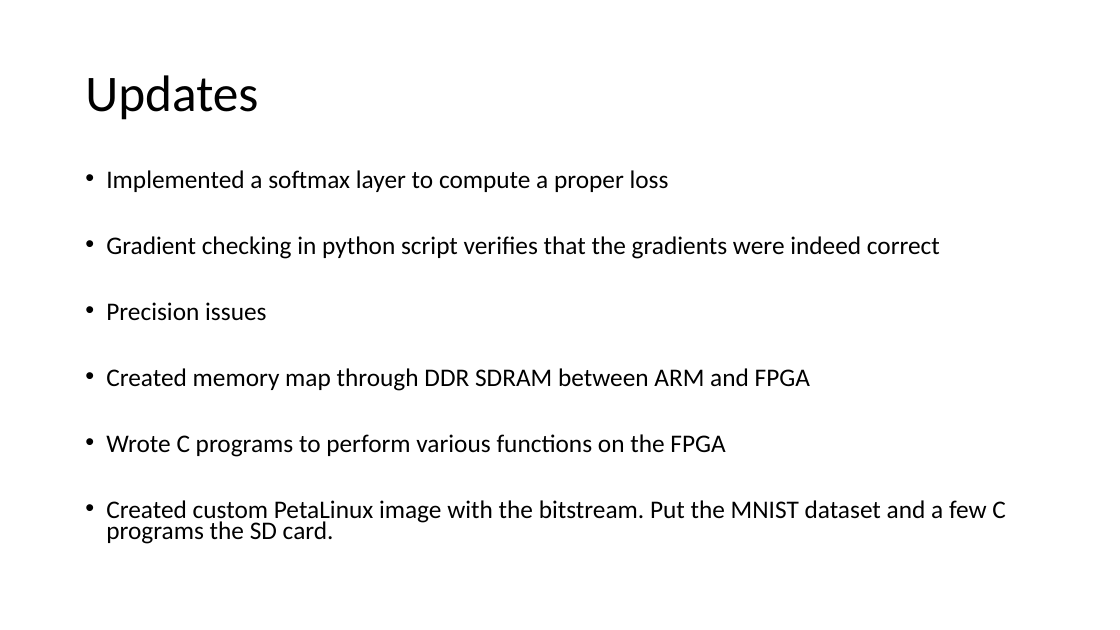
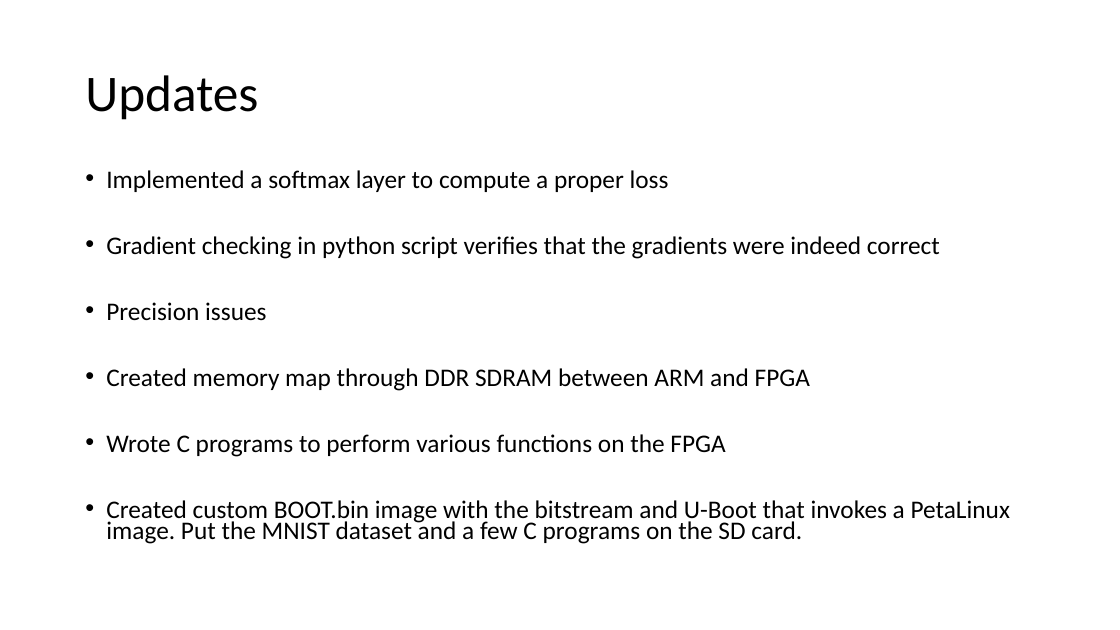
Before and after one commit to erikgroving/NeuralNetworkHardwareAccelerator, a slide deck: slide 3 of WeeklyPresentations/update12_06_13.pptx (slide 4 before the commit). Drawn at 1120x630 pixels with LibreOffice and Linux fonts; fonts in the diff are those of the drawing. Boxes give left, top, right and bottom in pixels: in the first picture for what was removed or moved away, otherwise in the second. Text is boxed around its words. In the diff, an @@ line names an element or a change of style, - is before the commit and + after.

```diff
--- a/WeeklyPresentations/update12_06_13.pptx
+++ b/WeeklyPresentations/update12_06_13.pptx
@@ text at (x1=106, y1=500, x2=1010, y2=544): text changed @@
-• Created custom PetaLinux image with the bitstream. Put the MNIST dataset and a few C programs the SD card.
+• Created custom BOOT.bin image with the bitstream and U-Boot that invokes a PetaLinux image. Put the MNIST dataset and a few C programs on the SD card.
```
Also in this commit, not shown: 3 other slides changed, 3 slides added, 1 other file.
